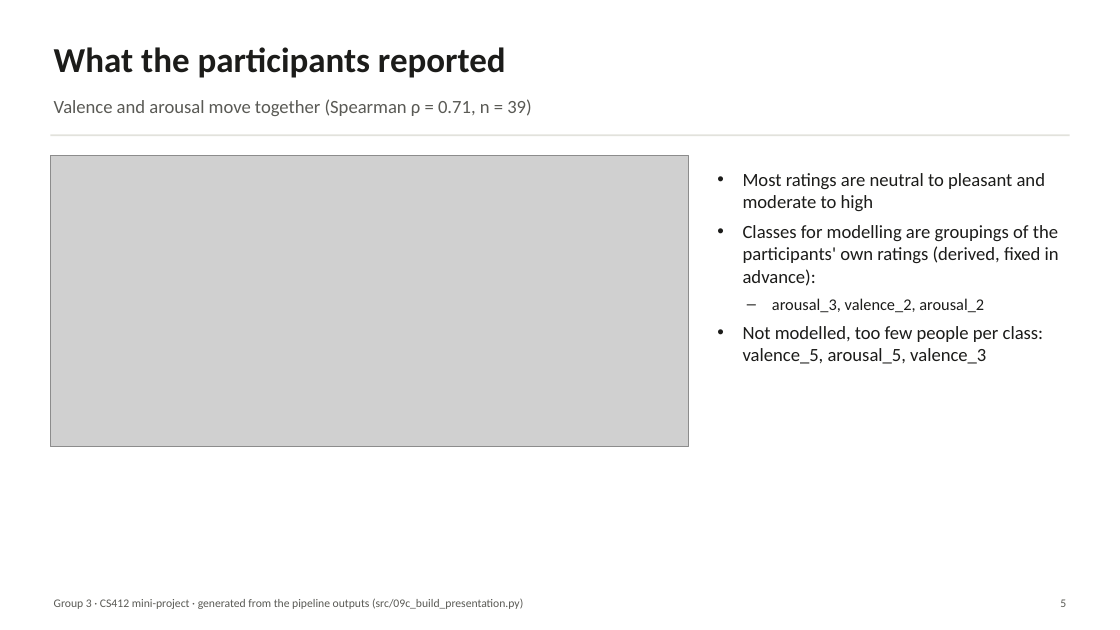
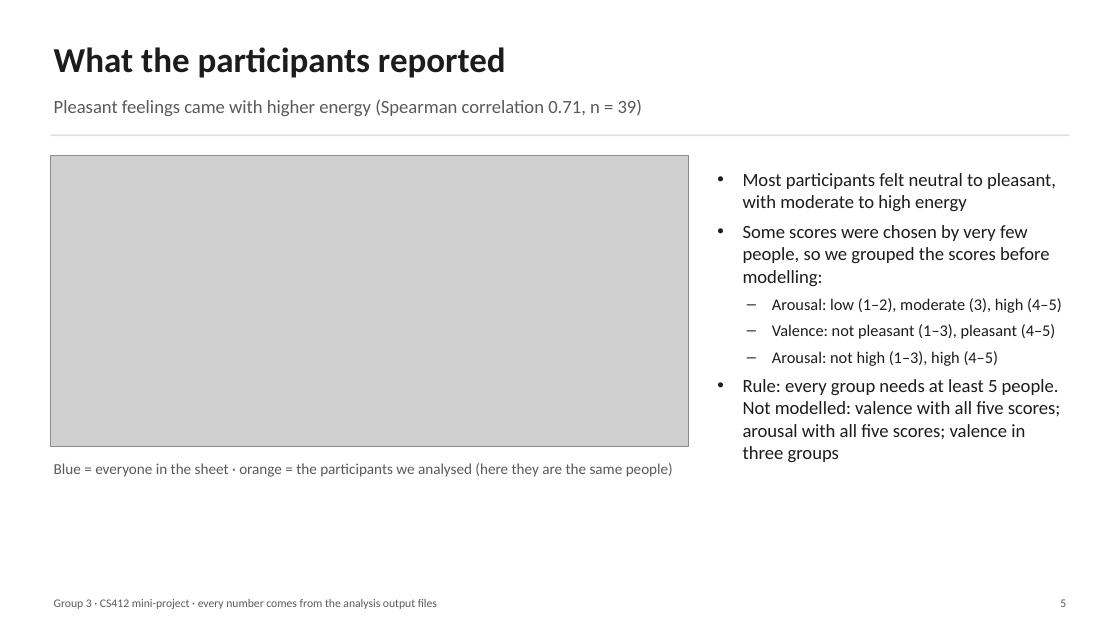
Before and after one commit to everyonehatesralph/AC_miniproject, a slide deck: slide 5 of reports/presentation/G3_results_presentation.pptx. Drawn at 1120x630 pixels with LibreOffice and Linux fonts; fonts in the diff are those of the drawing; grey boxes stand for pictures. Boxes give left, top, right and bottom in pixels: in the first picture for what was removed or moved away, otherwise in the second. Text is boxed around its words. In the diff, an @@ line names an element or a change of style, - is before the commit and + after.

```diff
--- a/reports/presentation/G3_results_presentation.pptx
+++ b/reports/presentation/G3_results_presentation.pptx
@@ text at (54, 99, 643, 116): text changed @@
-Valence and arousal move together (Spearman ρ = 0.71, n = 39)
+Pleasant feelings came with higher energy (Spearman correlation 0.71, n = 39)
@@ text at (743, 173, 1062, 462): text changed @@
-• Most ratings are neutral to pleasant and moderate to high
-• Classes for modelling are groupings of the participants' own ratings (derived, fixed in advance):
-– arousal_3, valence_2, arousal_2
-• Not modelled, too few people per class: valence_5, arousal_5, valence_3
+• Most participants felt neutral to pleasant, with moderate to high energy
+• Some scores were chosen by very few people, so we grouped the scores before modelling:
+– Arousal: low (1–2), moderate (3), high (4–5)
+– Valence: not pleasant (1–3), pleasant (4–5)
+– Arousal: not high (1–3), high (4–5)
+• Rule: every group needs at least 5 people. Not modelled: valence with all five scores; arousal with all five scores; valence in three groups
@@ text added at (54, 463, 673, 477), 13 pt, text #5A5A55 @@
+Blue = everyone in the sheet · orange = the participants we analysed (here they are the same people)
@@ text at (54, 599, 437, 609): text changed @@
-Group 3 · CS412 mini-project · generated from the pipeline outputs (src/09c_build_presentation.py)
+Group 3 · CS412 mini-project · every number comes from the analysis output files
```
Also in this commit, not shown: 10 other slides changed, 2 slides added, 1 slide removed, 12 other files.
